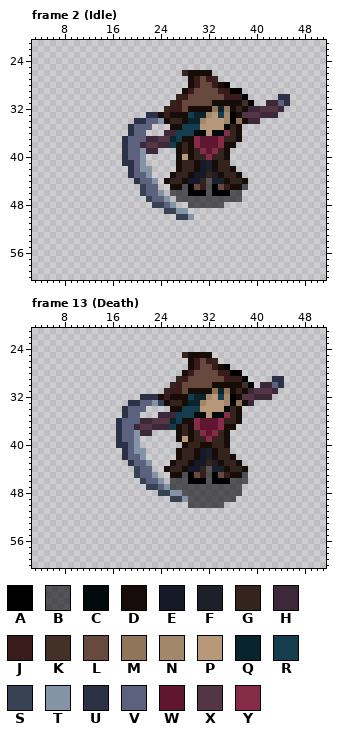
Two states of a pixel-art file, Assets/Sprites/Player/Player.ase. Above, as it was before the edit.
64x64 pixels, 40 frames. Colours within 5 levels of each other are drawn and written as one. Shown: frame 2 (Idle): x 3..51, y 21..60; frame 13 (Death): x 3..51, y 21..60. The commit also changed other frames, which this record leaves out.
Visible layers, top first: "Layer 1", "Shadow".
Palette (. is transparent): A #000000  B #01000396  C #030a0c  D #160c08  E #161928  F #1d2029  G #34241d  H #3d2839  J #3a1b1b  K #433027  L #674a3d  M #90755a  N #a3876b  P #b7987a  Q #0a242d  R #143e4d  S #374252  T #8394a6  U #2b3147  V #5c627d  W #5e172e  X #543545  Y #862c49
Pixels before, frame 2 (Idle), first column x 18:
26 ..........GDDDD.............
27 ...........DJLJG............
28 ...........DJLLJDA..........
29 ..........DJLLLLJJAA........
30 .........GJLLLLLLJJJA.....UU
31 ........GJLLLLLDDDDDKA..HHVU
32 .......GJJLDDDDMQMDGDHHXXXH.
33 ....UUDJDDDRQQNPRNADXXXHHH..
34 ..UUVVTDGGDQQNPPPNAMDHH.....
35 .UVVV...DDRRRPPPPCGD........
36 .UVV...HHRRRCCPCCYGD........
37 UVVVHHXXQRDDYWWWYGGD........
38 UVVHXXHHRDGDYWWWYDD.........
39 UVVTHH...DGDGYWYGD..........
40 UVVT.....DPDGGYGGD..........
41 UUVT.....DGGDEFDGG..........
42 .UVTT....DGGDEFDGGD.........
43 .UVVT...DGGDEEGFDGGD........
44 ..UVVT.DGGDEEGBFFDGGD.......
45 ...SVV..DDBALJBALJDDB.......
46 ...SVVT.BBBAAABAAABB........
47 ....SVVT.BBBBBBBBBBB........
48 .....SSVT..BBBBBB...........
49 .......SSTT.................
50 .........SST................
Pixels before, frame 13 (Death), first column x 17:
25 ...........GDDDD............
26 ............DJLJG...........
27 ............DJLLJDA.........
28 ...........DJLLLLJJAA.......
29 ..........GJLLLLLLJJJA....UU
30 .........GJLLLLLDDDDDKA.HHVU
31 ........GJJLDDDDMQMDGDHXXXH.
32 ....UUUDJDDDRQQNPRNADXXHHH..
33 ..UUVVTSDGGDQQNPPPNAMDH.....
34 .UVVV....DDRRRPPPPCGD.......
35 .UVV...HHHRRRCCPCCYGD.......
36 UVVVHHXXXQRDDYWWWYGGD.......
37 UVVHXXHHHRDGDYWWWYDD........
38 UVVTHH....DGDGYWYGD.........
39 UVVT......DPDGGYGGD.........
40 UUVT.......DGGDDGGD.........
41 .UVTT.....DGGDEFDGG.........
42 .UVVT.....DGGDEFDGGD........
43 ..UVVT...DGGDEEGFDGGD.......
44 ...SVV..DGGDEEGBFFDGGD......
45 ...SVVT..DDBALJBALJDDB......
46 ....SVVT.BBBAAABAAABBB......
47 .....SSVTBBBBBBBBBBBB.......
48 .......SSTTBBBBBBBBBB.......
49 .........SSTBBBBBBBB........
50 ............BBBBBB..........
The same view after the edit:
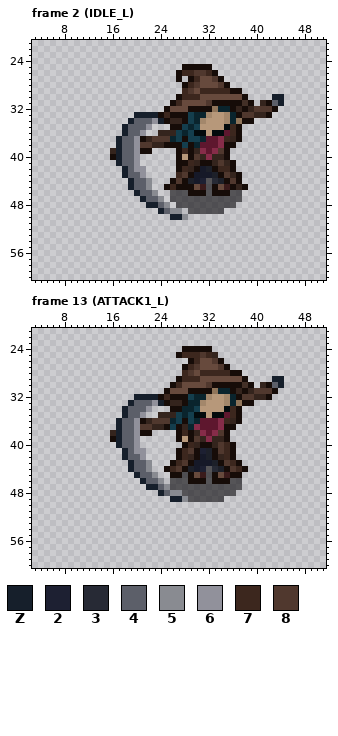
Colours new in this view: Z #161f2b  2 #1d2032  3 #272a35  4 #5c5f69  5 #898b91  6 #91919b  7 #3c271e  8 #50382e
Changes in this commit:
layer "Weapon" now shown
layer "R-Leg" added
layer "L-Leg" added
layer "Chest" added
layer "Cloak" added
layer "Head" added
layer "Hat" added
Changed rows in their new state; - is an unchanged pixel.
Frame 2 (IDLE_L):
first column x 16:
25 ------------DDDDD-------------
26 -----------D77887D------------
27 -----------D--7-L8D-----------
28 ------------D78--L8D----------
29 ------------78-77777DD--------
30 -----------D777----LLLD----ZZ.
31 ----------D7----8------D-GD4Z.
32 ---------DLL-------Q---G888D.-
33 ----ZZZZ-7--------P-Q-88GGD.--
34 ---Z4446Z----R------Q--D.-----
35 --Z4446------Q------7---------
36 --Z446--GGG-Q------W7---------
37 -Z446DG888---RRQ---7----------
38 -Z44688GGDD-R-Q---------------
39 GZ446DD.----7-----8-----------
40 DZ446.--------8---------------
41 -Z446.------D7GDDG8-D---------
42 --Z466.-----7-----77----------
43 --Z446.---.78---E--8----------
44 ---Z445.-.D8-F-2-3--8D.-------
45 ---Z445.-D7-DD---D---GD-------
46 ----Z445.----DDD-DDD----------
47 -----Z445.B-------------------
48 ------ZZ45.BB------BB---------
49 --------Z455.BBBBBB-----------
50 ----------ZZ5.----------------
Frame 13 (ATTACK1_L):
first column x 16:
24 ------------DDDDD------------
25 -----------D77787G-----------
26 --------------7-L8D----------
27 ------------D78--L8D---------
28 ------------78-77777DD-------
29 -----------D777----LLLD----ZZ
30 ----------D7----8------D-GD4Z
31 ---------DLL-------Q---G888D-
32 ----ZZZZ-7--------P-Q-88GGD--
33 ---Z4446Z-----------Q--D-----
34 --Z4446-----QQ------7--------
35 --Z446--GGG-Q------W7--------
36 -Z446DG888---RQ----7---------
37 -Z44688GGD---Q---------------
38 GZ446DD-----7-----8----------
39 DZ446---------8--------------
40 -Z446--------7----87D--------
41 --Z466------78-2--87D--------
42 --Z446------7------7---------
43 ---Z445----78---E--87--------
44 ---Z445---78-F-2-3--87-------
45 ----Z445-----D---D----.------
46 -----Z445----DDD-DDD--.------
47 ------ZZ45-------------------
48 --------Z455---------.-------
49 ----------ZZ5------..--------
50 -------------......----------
